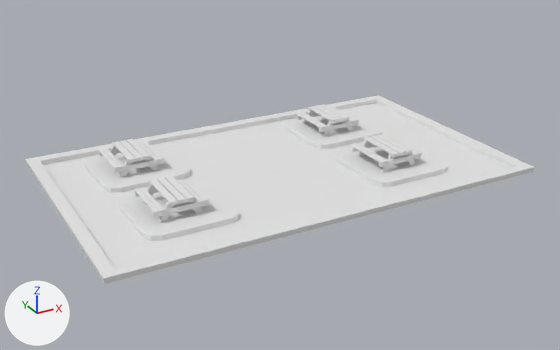
One commit to the FBX model Assets/FBX/meshes/corners_parking_m.fbx: the scene before it, then after it.
One viewpoint serves both versions: a 50 mm camera at (7.1, -9.9, 12.9) aimed at (21.0, 15.4, 0.3). The axes (+X, +Y, +Z) are drawn at lower left. The lights are the same throughout. Where no turn or scale is listed for an object, it has been applied to the vertices. Vertices at the same position are counted once.

Objects in the first picture: 'corners_parking_m'.
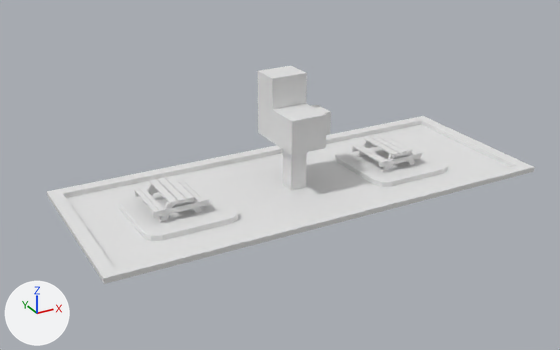
Where the newer file only moved an object's origin or applied its transform, the numbers keep the older frame.

The change, as a diff of the scene's bpy script:
```diff
--- a/Assets/FBX/meshes/corners_parking_m.fbx.py
+++ b/Assets/FBX/meshes/corners_parking_m.fbx.py
@@ me_cylinder_036 @@
 # used by ob_corners_parking_m; location = (21.21, 16.37, 0.38)
 # verts and faces of me_cylinder_036; kept vertices keep their numbers, new ones are numbered from 596
 # before: 580 (9.2, 5.4, 0.1) at pixel (378, 95), 581 (-8.9, 5.4, 0.1) at pixel (25, 159), 584 (8.7, 4.9, 0.1) at pixel (376, 99), 585 (-8.4, 4.9, 0.1) at pixel (40, 160), 588 (-8.9, 5.4, -0.1) at pixel (26, 163)
 # before: 589 (9.2, 5.4, -0.1), 592 (8.7, 4.9, -0.1) at pixel (376, 103), 593 (-8.4, 4.9, -0.1)
-me_cylinder_036.from_pydata(...)  # 596 vertices, 406 faces; spans x -8.9..9.2, y -5.6..5.4, z -0.1..0.8
+me_cylinder_036.from_pydata(...)  # 338 vertices, 233 faces; spans x -8.9..9.2, y -5.6..1.7, z -0.1..4.2
+# me_cylinder_036 part 1: a new loose piece of 16 vertices spanning x -0.9..0.6, y -3.1..-0.4, z 1.7..4.2
+# me_cylinder_036 part 2: 26 loose pieces with 290 vertices, spanning x -6.8..6.3, y 0.6..4.3, z -0.1..0.8, are deleted
+# me_cylinder_036 part 3
+for i in [580, 581, 584, 585, 588, 589, 592, 593]: verts[i] += (0.0, -3.7, 0.0)
+# me_cylinder_036 part 4
+# 16 vertices are added at x -0.5..1.2, y -2.4..-1.4, z -0.1..2.8
+# 9 new faces join them
```

Where the change shows, as pixel boxes (x1, y1, x2, y2) in the pictures (560 x 350 px; the box of a moved part takes in the faces that stretch with it):
'corners_parking_m', reshaped (15% taller): before (26, 95, 535, 284); after (47, 66, 535, 284)
part 1 of me_cylinder_036, added: after (258, 66, 327, 155)
part 2 of me_cylinder_036, deleted: before (84, 104, 382, 193)
part 3 of me_cylinder_036, moved or reshaped: before (26, 95, 425, 201); after (47, 116, 425, 201)
part 4 of me_cylinder_036, added: after (283, 105, 331, 191)
